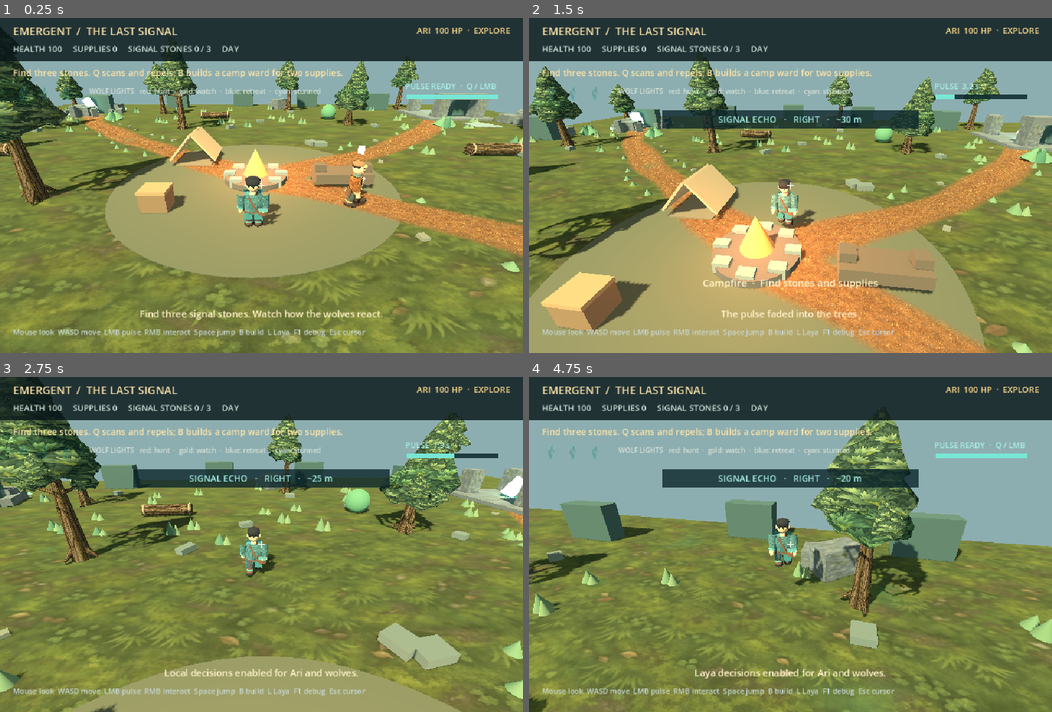
Above: before the commit, frames 1-4 (two rows, left to right).
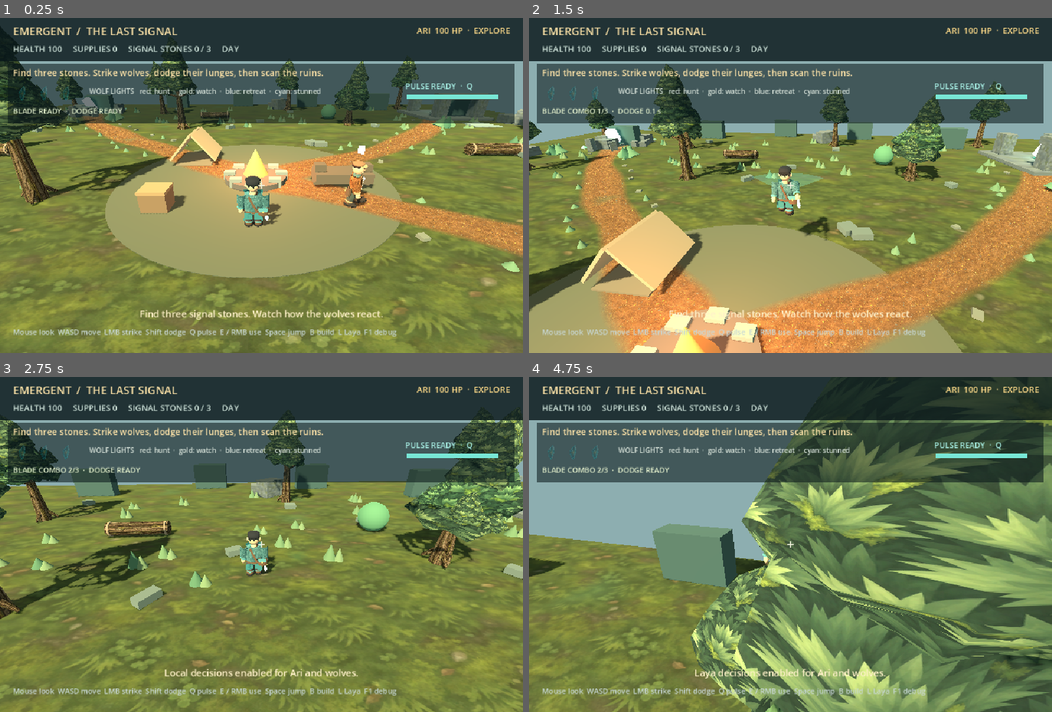
Above: after the commit, the same moments.

Repository: Morainet/Emergent
Game: Godot game, scene res://scenes/forest3d.tscn
Same seed, same stepped clock (60 frames per second), same inputs: the game is played once before the commit and once after it.
Inputs (mouse positions are in pixels of both pictures, inside the frame that each line leads up to):
- Up to frame 1 (0.25 s): no input
- Up to frame 2 (1.5 s): tap Enter at 0.5 s; move the mouse to (816, 185) at 0.52 s; hold R 0.53-1.28 s; hold W from 0.53 s (still down); tap Shift at 0.6 s; click (816, 185) at 0.67 s; tap Space at 0.77, 1.07 s; move the mouse to (764, 185) at 1.27 s; tap R at 1.35 s; click (764, 185) at 1.42 s
- Up to frame 3 (2.75 s): keep holding W; tap Space at 1.52, 1.82 s; tap L at 1.55, 2.1 s; move the mouse to (271, 537) at 2.02 s; hold Space from 2.03 s (still down); click (271, 537) at 2.17 s
- Up to frame 4 (4.75 s): keep holding W; move the mouse to (785, 551) at 2.77 s; release Space at 2.78 s; tap Space at 2.85, 3.02, 3.32, 3.77, 4.07, 4.52 s; click (785, 551) at 2.92 s; tap Shift at 3.05, 3.6 s; move the mouse to (827, 547) at 3.52 s; hold R 3.53-4.28 s; click (827, 547) at 3.67 s; move the mouse to (748, 541) at 4.27 s; tap R at 4.35 s; click (748, 541) at 4.42 s; tap L at 4.55 s

The runs differ from the first frame. In frame 1, 16% of the frame differs, in the area x 1-99%, y 13-96%; in frame 2, 68%, in the area x 0-100%, y 11-100%; in frame 3, 48%; in frame 4, 64%.

Commit message:
Add melee combat, dodge and telegraphed wolf attacks

Diff:
--- a/scripts/explorer_avatar.gd
+++ b/scripts/explorer_avatar.gd
@@ -59,6 +59,8 @@
 	if action_time > 0.0:
 		var phase := 1.0 - action_time / action_duration
 		var strength := sin(phase * PI)
+		rotation.x = 0.0
+		rotation.y = 0.0
 		match action_name:
 			"interact":
 				right_arm.rotation.x -= 1.15 * strength
@@ -71,9 +73,18 @@
 				left_arm.rotation.x += 0.7 * strength
 				right_arm.rotation.x += 0.7 * strength
 				rotation.x = -0.16 * strength
+			"attack":
+				right_arm.rotation.x -= 1.45 * strength
+				right_arm.rotation.z += 0.32 * strength
+				rotation.y = -0.20 * strength
+			"dodge":
+				left_arm.rotation.x += 0.55 * strength
+				right_arm.rotation.x += 0.55 * strength
+				rotation.x = 0.22 * strength
 		action_time = maxf(0.0, action_time - delta)
 	else:
 		rotation.x = 0.0
+		rotation.y = 0.0
 	if grounded and not was_grounded:
 		landing_time = 0.18
 	was_grounded = grounded
@@ -126,6 +137,11 @@
 		_loft(arm, "RolledCuff", [Vector4(-0.43, 0.13, 0.13, 0.0), Vector4(-0.51, 0.12, 0.125, 0.0)], coat_light)
 		_ellipsoid(arm, "Hand", Vector3(0.0, -0.60, 0.0), Vector3(0.085, 0.135, 0.085), SKIN)
 		_ellipsoid(arm, "Thumb", Vector3(-0.075 if arm == left_arm else 0.075, -0.56, -0.045), Vector3(0.035, 0.07, 0.05), SKIN)
+	if not is_ari:
+		_loft(right_arm, "BladeGrip", [Vector4(-0.65, 0.043, 0.043, 0.0), Vector4(-0.74, 0.043, 0.043, 0.0)], LEATHER)
+		_loft(right_arm, "BladeGuard", [Vector4(-0.73, 0.105, 0.045, 0.0), Vector4(-0.77, 0.105, 0.045, 0.0)], Color("c4a576"))
+		var blade := _loft(right_arm, "SignalBlade", [Vector4(-0.75, 0.044, 0.035, 0.0), Vector4(-0.99, 0.06, 0.025, -0.025), Vector4(-1.10, 0.006, 0.006, -0.04)], accent)
+		blade.material_override = _material(accent, null, true)
 
 	head_pivot = _pivot("HeadPivot", Vector3(0.0, 0.45, 0.0))
 	var head_geometry := Node3D.new()
--- a/scripts/forest3d.gd
+++ b/scripts/forest3d.gd
@@ -8,6 +8,8 @@
 const MOUSE_SENSITIVITY = 0.003
 const CAMERA_DISTANCE = 7.8
 const PLAYER_SPEED = 7.0
+const MELEE_RANGE = 2.45
+const DODGE_SPEED = 12.5
 const FOREST_FLOOR_TEXTURE = preload("res://assets/textures/forest_floor.png")
 const RUIN_STONE_TEXTURE = preload("res://assets/textures/ruin_stone.png")
 const TRAIL_EARTH_TEXTURE = preload("res://assets/textures/trail_earth.png")
@@ -39,6 +41,8 @@
 var ari_repath_time := 0.0
 var pulse_ring: MeshInstance3D
 var pulse_ring_material: StandardMaterial3D
+var melee_arc: MeshInstance3D
+var melee_arc_material: StandardMaterial3D
 var camera: Camera3D
 var camera_yaw := 0.0
 var camera_pitch := 0.42
@@ -66,6 +70,13 @@
 var elapsed := 0.0
 var pulse_cooldown := 0.0
 var pulse_visual := 0.0
+var melee_cooldown := 0.0
+var melee_combo_window := 0.0
+var melee_combo := 0
+var melee_visual := 0.0
+var dodge_time := 0.0
+var dodge_cooldown := 0.0
+var dodge_direction := Vector3.ZERO
 var scan_time := 0.0
 var ai_timer := 0.0
 var ai_round := 0
@@ -92,6 +103,7 @@
 var debug_label: Label
 var end_label: Label
 var pulse_label: Label
+var combat_label: Label
 var ari_status_label: Label
 var pulse_fill: ColorRect
 var scan_panel: ColorRect
@@ -149,6 +161,10 @@
 	ari_model_age = maxf(0.0, ari_model_age - delta)
 	pulse_cooldown = maxf(0.0, pulse_cooldown - delta)
 	pulse_visual = maxf(0.0, pulse_visual - delta)
+	melee_cooldown = maxf(0.0, melee_cooldown - delta)
+	melee_combo_window = maxf(0.0, melee_combo_window - delta)
+	melee_visual = maxf(0.0, melee_visual - delta)
+	dodge_cooldown = maxf(0.0, dodge_cooldown - delta)
 	scan_time = maxf(0.0, scan_time - delta)
 	message_time = maxf(0.0, message_time - delta)
 	if _is_night() and not was_night:
@@ -160,6 +176,7 @@
 	player_step_phase += player_speed * delta * 1.6
 	player_visual.animate(elapsed, player_speed, pulse_visual / 0.4, player.velocity.y, player.is_on_floor(), delta, player_step_phase)
 	_update_pulse_effect()
+	_update_melee_effect()
 	_update_ari(delta)
 	_update_wolves(delta)
 	_animate_collectibles(delta)
@@ -196,7 +213,7 @@
 			return
 		if not game_over:
 			if button.button_index == MOUSE_BUTTON_LEFT:
-				_pulse()
+				_melee_attack()
 			elif button.button_index == MOUSE_BUTTON_RIGHT:
 				_interact()
 			_update_ui()
@@ -217,6 +234,7 @@
 	match key.keycode:
 		KEY_E: _interact()
 		KEY_Q: _pulse()
+		KEY_SHIFT: _dodge()
 		KEY_B: _build_ward()
 		KEY_F1: show_debug = not show_debug
 		KEY_L:
@@ -740,6 +758,33 @@
 	pulse_ring_material.albedo_color = Color(0.55, 1.0, 0.91, 0.7)
 	pulse_ring.material_override = pulse_ring_material
 	player.add_child(pulse_ring)
+	_make_melee_arc()
+
+
+func _make_melee_arc() -> void:
+	var tool := SurfaceTool.new()
+	tool.begin(Mesh.PRIMITIVE_TRIANGLES)
+	for i in 12:
+		var a := lerpf(-0.77, 0.77, float(i) / 12.0)
+		var b := lerpf(-0.77, 0.77, float(i + 1) / 12.0)
+		var inner_a := Vector3(sin(a) * 0.65, -0.03, -cos(a) * 0.65)
+		var outer_a := Vector3(sin(a) * 2.28, -0.03, -cos(a) * 2.28)
+		var inner_b := Vector3(sin(b) * 0.65, -0.03, -cos(b) * 0.65)
+		var outer_b := Vector3(sin(b) * 2.28, -0.03, -cos(b) * 2.28)
+		for point in [inner_a, outer_a, inner_b, inner_b, outer_a, outer_b]:
+			tool.add_vertex(point)
+	tool.generate_normals()
+	melee_arc = MeshInstance3D.new()
+	melee_arc.name = "MeleeArc"
+	melee_arc.mesh = tool.commit()
+	melee_arc.visible = false
+	melee_arc_material = StandardMaterial3D.new()
+	melee_arc_material.shading_mode = BaseMaterial3D.SHADING_MODE_UNSHADED
+	melee_arc_material.transparency = BaseMaterial3D.TRANSPARENCY_ALPHA
+	melee_arc_material.cull_mode = BaseMaterial3D.CULL_DISABLED
+	melee_arc_material.albedo_color = Color(0.56, 1.0, 0.88, 0.0)
+	melee_arc.material_override = melee_arc_material
+	player.add_child(melee_arc)
 
 
 func _make_ari() -> void:
@@ -773,7 +818,7 @@
 		wolf.add_child(shape)
 		var visual: WolfAvatar = WOLF_MODEL.instantiate()
 		wolf.add_child(visual)
-		wolves.append({"node": wolf, "home": homes[i], "hp": 3, "stun": 0.0, "attack": 0.0, "eyes": visual.eyes, "mood_marker": visual.mood_marker, "visual": visual})
+		wolves.append({"node": wolf, "home": homes[i], "hp": 3, "stun": 0.0, "attack": 0.0, "windup": 0.0, "windup_target": null, "eyes": visual.eyes, "mood_marker": visual.mood_marker, "visual": visual})
 
 
 func _build_ui() -> void:
@@ -785,6 +830,12 @@
 	top.size = Vector2(1000, 83)
 	top.mouse_filter = Control.MOUSE_FILTER_IGNORE
 	layer.add_child(top)
+	var quest_backdrop := ColorRect.new()
+	quest_backdrop.color = Color(0.035, 0.09, 0.10, 0.57)
+	quest_backdrop.position = Vector2(16, 87)
+	quest_backdrop.size = Vector2(968, 115)
+	quest_backdrop.mouse_filter = Control.MOUSE_FILTER_IGNORE
+	layer.add_child(quest_backdrop)
 	title_label = _label(layer, Vector2(25, 10), Vector2(500, 28), 21, Color("fce2a7"))
 	ari_status_label = _label(layer, Vector2(650, 12), Vector2(325, 27), 16, Color("ffdb89"))
 	ari_status_label.horizontal_alignment = HORIZONTAL_ALIGNMENT_RIGHT
@@ -803,6 +854,7 @@
 	var wolf_legend := _label(layer, Vector2(171, 131), Vector2(590, 25), 13, Color("d4dfd6"))
 	wolf_legend.text = "WOLF LIGHTS   red: hunt  ·  gold: watch  ·  blue: retreat  ·  cyan: stunned"
 	pulse_label = _label(layer, Vector2(775, 119), Vector2(200, 24), 15, Color("a8f0e5"))
+	combat_label = _label(layer, Vector2(25, 168), Vector2(300, 24), 14, Color("e2efcb"))
 	var pulse_track := ColorRect.new()
 	pulse_track.color = Color(0.04, 0.15, 0.17, 0.85)
 	pulse_track.position = Vector2(778, 147)
@@ -854,18 +906,18 @@
 
 
 func _move_player(delta: float) -> void:
-	var axis := Vector2.ZERO
-	if Input.is_key_pressed(KEY_W) or Input.is_key_pressed(KEY_UP): axis.y -= 1.0
-	if Input.is_key_pressed(KEY_S) or Input.is_key_pressed(KEY_DOWN): axis.y += 1.0
-	if Input.is_key_pressed(KEY_A) or Input.is_key_pressed(KEY_LEFT): axis.x -= 1.0
-	if Input.is_key_pressed(KEY_D) or Input.is_key_pressed(KEY_RIGHT): axis.x += 1.0
-	axis = axis.normalized()
+	var axis := _movement_axis()
 	var move_direction := _movement_direction(axis, camera_yaw)
-	var horizontal := _approach_horizontal_velocity(Vector2(player.velocity.x, player.velocity.z), Vector2(move_direction.x, move_direction.z) * PLAYER_SPEED, delta, player.is_on_floor())
+	var horizontal := Vector2.ZERO
+	if dodge_time > 0.0:
+		horizontal = Vector2(dodge_direction.x, dodge_direction.z) * DODGE_SPEED
+		dodge_time = maxf(0.0, dodge_time - delta)
+	else:
+		horizontal = _approach_horizontal_velocity(Vector2(player.velocity.x, player.velocity.z), Vector2(move_direction.x, move_direction.z) * PLAYER_SPEED, delta, player.is_on_floor())
 	player.velocity.x = horizontal.x
 	player.velocity.z = horizontal.y
 	var grounded := player.is_on_floor()
-	if _should_jump(Input.is_key_pressed(KEY_SPACE), grounded, delta):
+	if dodge_time <= 0.0 and _should_jump(Input.is_key_pressed(KEY_SPACE), grounded, delta):
 		player.velocity.y = 8.2
 	elif not grounded:
 		player.velocity.y -= 22.0 * delta
@@ -876,6 +928,15 @@
 	player.move_and_slide()
 	player.position.x = clampf(player.position.x, -MAP_EDGE, MAP_EDGE)
 	player.position.z = clampf(player.position.z, -MAP_EDGE, MAP_EDGE)
+
+
+func _movement_axis() -> Vector2:
+	var axis := Vector2.ZERO
+	if Input.is_key_pressed(KEY_W) or Input.is_key_pressed(KEY_UP): axis.y -= 1.0
+	if Input.is_key_pressed(KEY_S) or Input.is_key_pressed(KEY_DOWN): axis.y += 1.0
+	if Input.is_key_pressed(KEY_A) or Input.is_key_pressed(KEY_LEFT): axis.x -= 1.0
+	if Input.is_key_pressed(KEY_D) or Input.is_key_pressed(KEY_RIGHT): axis.x += 1.0
+	return axis.normalized()
 
 
 func _should_jump(jump_down: bool, grounded: bool, delta: float) -> bool:
@@ -1071,6 +1132,13 @@
 			continue
 		wolf_data["stun"] = maxf(0.0, wolf_data["stun"] - delta)
 		wolf_data["attack"] = maxf(0.0, wolf_data["attack"] - delta)
+		if pack_action != "hunt" or wolf_data["stun"] > 0.0:
+			wolf_data["windup"] = 0.0
+			wolf_data["windup_target"] = null
+		elif wolf_data["windup"] > 0.0:
+			wolf_data["windup"] = maxf(0.0, wolf_data["windup"] - delta)
+			if wolf_data["windup"] <= 0.0:
+				_resolve_wolf_strike(wolf_data)
 		_update_wolf_signal(wolf_data)
 		var target: CharacterBody3D = player
 		if ari_hp > 0.0 and wolf.global_position.distance_to(ari.global_position) < wolf.global_position.distance_to(player.global_position):
@@ -1079,7 +1147,7 @@
 		var flat := Vector3(to_target.x, 0.0, to_target.z)
 		var distance := flat.length()
 		var direction := Vector3.ZERO
-		if wolf_data["stun"] <= 0.0:
+		if wolf_data["stun"] <= 0.0 and wolf_data["windup"] <= 0.0:
 			match pack_action:
 				"hunt":
 					if distance < (24.0 if _is_night() else 15.0): direction = flat.normalized()
@@ -1108,20 +1176,33 @@
 		wolf.move_and_slide()
 		if direction.length() > 0.1:
 			wolf.rotation.y = lerp_angle(wolf.rotation.y, atan2(-direction.x, -direction.z), minf(1.0, delta * 7.0))
+		if pack_action == "hunt" and distance < 1.8 and wolf_data["attack"] <= 0.0 and wolf_data["stun"] <= 0.0 and wolf_data["windup"] <= 0.0 and not (ward_built and target.global_position.distance_to(CAMP) < 9.0):
+			wolf_data["windup"] = 0.55
+			wolf_data["windup_target"] = target
 		var visual: WolfAvatar = wolf_data["visual"]
-		visual.animate(Vector2(wolf.velocity.x, wolf.velocity.z).length(), pack_action, wolf_data["stun"] > 0.0, delta)
-		if pack_action == "hunt" and distance < 1.7 and wolf_data["attack"] <= 0.0 and wolf_data["stun"] <= 0.0 and not (ward_built and target.global_position.distance_to(CAMP) < 9.0):
-			wolf_data["attack"] = 1.4
-			visual.play_attack()
-			if target == ari:
-				ari_hp = maxf(0.0, ari_hp - 13.0)
-				ari_visual.play_action("hurt")
-				_say("A wolf struck Ari! Help her or drive it away.")
-			else:
-				player_hp -= 13.0
-				player_visual.play_action("hurt")
-				_say("A wolf struck! Q repels the pack.")
-			pack_hunger = maxf(0.0, pack_hunger - 9.0)
+		visual.animate(Vector2(wolf.velocity.x, wolf.velocity.z).length(), pack_action, wolf_data["stun"] > 0.0, delta, wolf_data["windup"] > 0.0)
+
+
+func _resolve_wolf_strike(wolf_data: Dictionary) -> void:
+	wolf_data["attack"] = 1.4
+	var visual: WolfAvatar = wolf_data["visual"]
+	visual.play_attack()
+	var wolf: CharacterBody3D = wolf_data["node"]
+	var target: CharacterBody3D = wolf_data["windup_target"]
+	wolf_data["windup_target"] = null
+	if target == null or target.global_position.distance_to(wolf.global_position) > 2.1 or (target == ari and ari_hp <= 0.0):
+		return
+	if target == ari:
+		ari_hp = maxf(0.0, ari_hp - 13.0)
+		ari_visual.play_action("hurt")
+		_say("A wolf struck Ari! Help her or drive it away.")
+	elif dodge_time > 0.0:
+		_say("You slipped past the wolf's attack.")
+	else:
+		player_hp = maxf(0.0, player_hp - 13.0)
+		player_visual.play_action("hurt")
+		_say("A wolf struck! Shift dodges the next lunge.")
+	pack_hunger = maxf(0.0, pack_hunger - 9.0)
 
 
 func _update_wolf_signal(wolf_data: Dictionary) -> void:
@@ -1154,6 +1235,72 @@
 	var radius := lerpf(0.35, 5.0, progress)
 	pulse_ring.scale = Vector3.ONE * radius
 	pulse_ring_material.albedo_color.a = 0.7 * (1.0 - progress)
+
+
+func _update_melee_effect() -> void:
+	melee_arc.visible = melee_visual > 0.0
+	if melee_arc.visible:
+		melee_arc_material.albedo_color = Color(0.56, 1.0, 0.88, 0.46 * melee_visual / 0.18)
+
+
+func _dodge() -> void:
+	if game_over or dodge_cooldown > 0.0 or dodge_time > 0.0:
+		return
+	var axis := _movement_axis()
+	if axis == Vector2.ZERO:
+		axis = Vector2(0.0, -1.0)
+	dodge_direction = _movement_direction(axis, camera_yaw)
+	dodge_time = 0.34
+	dodge_cooldown = 1.0
+	player_visual.play_action("dodge", 0.34)
+
+
+func _melee_attack() -> void:
+	if game_over or melee_cooldown > 0.0 or dodge_time > 0.0:
+		return
+	melee_combo = melee_combo % 3 + 1 if melee_combo_window > 0.0 else 1
+	melee_combo_window = 0.85 if melee_combo < 3 else 0.0
+	melee_cooldown = 0.31 if melee_combo < 3 else 0.52
+	melee_visual = 0.18
+	player.rotation.y = camera_yaw
+	player_visual.play_action("attack", 0.31)
+	_update_melee_effect()
+	var forward := Vector3(-sin(camera_yaw), 0.0, -cos(camera_yaw))
+	var closest: Dictionary = {}
+	var closest_distance := INF
+	for wolf_data in wolves:
+		if wolf_data["hp"] <= 0:
+			continue
+		var wolf: CharacterBody3D = wolf_data["node"]
+		var to_wolf := wolf.global_position - player.global_position
+		to_wolf.y = 0.0
+		var distance := to_wolf.length()
+		if distance > MELEE_RANGE or distance < 0.01 or forward.dot(to_wolf / distance) < 0.50:
+			continue
+		if melee_combo == 3:
+			_damage_wolf(wolf_data, 2, 0.65)
+		elif distance < closest_distance:
+			closest = wolf_data
+			closest_distance = distance
+	if melee_combo < 3 and not closest.is_empty():
+		_damage_wolf(closest, 1, 0.36)
+
+
+func _damage_wolf(wolf_data: Dictionary, damage: int, stun_duration: float) -> void:
+	if wolf_data["hp"] <= 0:
+		return
+	wolf_data["hp"] = maxi(0, int(wolf_data["hp"]) - damage)
+	wolf_data["stun"] = maxf(float(wolf_data["stun"]), stun_duration)
+	wolf_data["windup"] = 0.0
+	wolf_data["windup_target"] = null
+	wolf_data["attack"] = maxf(float(wolf_data["attack"]), 0.55)
+	var visual: WolfAvatar = wolf_data["visual"]
+	visual.play_hurt()
+	if wolf_data["hp"] <= 0:
+		var wolf: CharacterBody3D = wolf_data["node"]
+		wolf.visible = false
+		pack_fear = minf(100.0, pack_fear + 20.0)
+		_say("Wolf defeated. The pack pulls back.")
 
 
 func _animate_collectibles(_delta: float) -> void:
@@ -1219,7 +1366,7 @@
 
 
 func _pulse() -> void:
-	if pulse_cooldown > 0.0:
+	if pulse_cooldown > 0.0 or dodge_time > 0.0:
 		return
 	player_visual.play_action("pulse")
 	pulse_cooldown = 4.0
@@ -1232,13 +1379,12 @@
 			continue
 		var wolf: CharacterBody3D = wolf_data["node"]
 		if wolf.global_position.distance_to(player.global_position) < 5.0:
-			wolf_data["hp"] -= 1
-			wolf_data["stun"] = 1.3
+			_damage_wolf(wolf_data, 1, 1.3)
 			wolf_data["attack"] = 1.2
 			var away := wolf.global_position - player.global_position
 			away.y = 0.0
-			wolf.global_position += away.normalized() * 2.0
-			if wolf_data["hp"] <= 0: wolf.visible = false
+			if wolf_data["hp"] > 0 and away.length() > 0.01:
+				wolf.global_position += away.normalized() * 2.0
 			hit += 1
 	if hit > 0:
 		pack_fear = minf(100.0, pack_fear + float(hit) * 28.0)
@@ -1477,6 +1623,8 @@
 			wolf_data["hp"] = 3
 			wolf_data["stun"] = 0.0
 			wolf_data["attack"] = 0.0
+			wolf_data["windup"] = 0.0
+			wolf_data["windup_target"] = null
 			var wolf: CharacterBody3D = wolf_data["node"]
 			wolf.position = wolf_data["home"] + Vector3(0.0, 0.62, 0.0)
 			wolf.visible = true
@@ -1531,17 +1679,18 @@
 	ari_status_label.text = "ARI  %d HP  ·  %s" % [roundi(ari_hp), "DOWN" if ari_hp <= 0.0 else ari_action.to_upper()]
 	ari_status_label.modulate = Color("ff8d80") if ari_hp <= 0.0 else Color.WHITE
 	stats_label.text = "HEALTH %d     SUPPLIES %d     SIGNAL STONES %d / 3     %s" % [maxi(0, roundi(player_hp)), supplies, collected, "NIGHT" if _is_night() else "DAY"]
-	objective_label.text = "Find three stones. Q scans and repels; B builds a camp ward for two supplies."
+	objective_label.text = "Find three stones. Strike wolves, dodge their lunges, then scan the ruins."
 	for i in shard_icons.size():
 		shard_icons[i].modulate = Color.WHITE if i < collected else Color(0.7, 0.8, 0.78, 0.25)
-	pulse_label.text = "PULSE READY  ·  Q / LMB" if pulse_cooldown <= 0.0 else "PULSE  %.1f s" % pulse_cooldown
+	pulse_label.text = "PULSE READY  ·  Q" if pulse_cooldown <= 0.0 else "PULSE  %.1f s" % pulse_cooldown
 	pulse_fill.size.x = 175.0 * (1.0 - pulse_cooldown / 4.0)
+	combat_label.text = "BLADE %s  ·  DODGE %s" % ["COMBO %d/3" % melee_combo if melee_combo_window > 0.0 else "READY", "READY" if dodge_cooldown <= 0.0 else "%.1f s" % dodge_cooldown]
 	scan_panel.visible = scan_time > 0.0 and not game_over
 	if scan_panel.visible:
 		scan_label.text = _scan_text()
 	interaction_label.text = _nearby_interaction_text() if not game_over else ""
 	message_label.text = message if message_time > 0.0 else ""
-	debug_label.text = ("WOLVES %s [%s]  /  ARI %s [%s]  /  hun …(181 unchanged characters)… _debug else "Mouse look  WASD move  LMB pulse  RMB interact  Space jump  B build  L Laya  F1 debug  Esc cursor"
+	debug_label.text = ("WOLVES %s [%s]  /  ARI %s [%s]  /  hun …(181 unchanged characters)… _debug else "Mouse look  WASD move  LMB strike  Shift dodge  Q pulse  E / RMB use  Space jump  B build  L Laya  F1 debug"
 	end_label.text = ("THE SIGNAL IS ALIVE\nYou made it home. Press R to play again." if victory else "THE FOREST WINS\nPress R to try again.") if game_over else ""
 
 
--- a/scripts/wolf_avatar.gd
+++ b/scripts/wolf_avatar.gd
@@ -13,6 +13,7 @@
 var legs: Array[Node3D] = []
 var gait_phase := 0.0
 var attack_time := 0.0
+var hurt_time := 0.0
 
 
 func _ready() -> void:
@@ -24,18 +25,24 @@
 	attack_time = 0.38
 
 
+func play_hurt() -> void:
+	hurt_time = 0.25
+
+
 func reset_pose() -> void:
 	attack_time = 0.0
+	hurt_time = 0.0
 	gait_phase = 0.0
 	position = Vector3.ZERO
 	rotation = Vector3.ZERO
 	head.rotation = Vector3.ZERO
 	tail.rotation = Vector3.ZERO
+	mood_marker.scale = Vector3.ONE
 	for leg in legs:
 		leg.rotation = Vector3.ZERO
 
 
-func animate(horizontal_speed: float, action: String, stunned: bool, delta: float) -> void:
+func animate(horizontal_speed: float, action: String, stunned: bool, delta: float, winding_up: bool = false) -> void:
 	var pace := clampf(horizontal_speed / 4.8, 0.0, 1.0)
 	gait_phase += horizontal_speed * delta * 3.0
 	var step := sin(gait_phase) * 0.48 * pace
@@ -46,11 +53,21 @@
 	position.z = 0.0
 	rotation.z = 0.0
 	var neck_target := -0.08 if action == "hunt" else 0.10 if action == "observe" else 0.04
+	mood_marker.scale = Vector3.ONE * (1.35 if winding_up else 1.0)
+	if winding_up:
+		neck_target = -0.26
+		rotation.x = -0.10
+	else:
+		rotation.x = 0.0
 	if stunned:
 		neck_target = 0.24
 		rotation.z = 0.12
 		for leg in legs:
 			leg.rotation.x *= 0.18
+	if hurt_time > 0.0:
+		rotation.z = 0.20 * sin(PI * hurt_time / 0.25)
+		neck_target = 0.22
+		hurt_time = maxf(0.0, hurt_time - delta)
 	if attack_time > 0.0:
 		var phase := 1.0 - attack_time / 0.38
 		var lunge := sin(phase * PI)
--- a/tests/smoke.gd
+++ b/tests/smoke.gd
@@ -41,6 +41,8 @@
 	assert(avatar.get_node("HeadPivot/HeadGeometry/HairTuft") != null and avatar.get_node("SignalPendant") != null, "Explorer hair and signal pendant should be modelled")
 	assert(avatar.get_node("SplitCoatTail") != null and avatar.get_node("HeadPivot/HeadGeometry/HairLock") != null, "Third-person silhouette should have coat tails and layered hair")
 	assert(avatar.get_node("SignalPendant").scale.y < 0.1, "Signal pendant should keep its small modelled size after movement")
+	assert(avatar.get_node("RightArm/BladeGrip") != null and avatar.get_node("RightArm/SignalBlade") != null, "Explorer should carry the signal blade")
+	assert(game.get("melee_arc") is MeshInstance3D, "Melee strikes should have a visible sweep")
 	avatar.call("animate", 0.0, 0.0, 1.0)
 	assert(avatar.get_node("SignalPendant").scale.y < 0.16, "Pulse must enlarge the pendant only relative to its original size")
 	assert(ari.get_node("AriAvatar/SignalPendant").scale.y < 0.1, "Ari's pendant should also start at its modelled size")
@@ -68,6 +70,14 @@
 	avatar.call("animate", 1.0, 0.0, 0.0, 0.0, true, 0.1)
 	avatar.call("animate", 1.1, 0.0, 0.0, 0.0, true, 0.1)
 	assert(avatar.get_node("LeftArm").rotation.x < -0.3, "Pulse should lift both arms")
+	avatar.call("play_action", "attack")
+	avatar.call("animate", 1.0, 0.0, 0.0, 0.0, true, 0.1)
+	avatar.call("animate", 1.1, 0.0, 0.0, 0.0, true, 0.1)
+	assert(avatar.get_node("RightArm").rotation.x < -0.3, "Melee should swing the blade arm")
+	avatar.call("play_action", "dodge")
+	avatar.call("animate", 1.0, 0.0, 0.0, 0.0, true, 0.1)
+	avatar.call("animate", 1.1, 0.0, 0.0, 0.0, true, 0.1)
+	assert(avatar.rotation.x > 0.1, "Dodge should visibly lean the explorer")
 	var player_jacket_textured := false
 	for part in avatar.get_children():
 		if part is MeshInstance3D and part.material_override.albedo_texture == load("res://assets/characters/explorer_canvas.png"):
@@ -283,10 +293,55 @@
 	alpha.global_position = ari.global_position + Vector3(1.0, 0.0, 0.0)
 	alpha_data["attack"] = 0.0
 	alpha_data["stun"] = 0.0
+	alpha_data["windup"] = 0.0
 	player.global_position = Vector3(-20.0, 1.0, -20.0)
 	game.set("pack_action", "hunt")
 	game.call("_update_wolves", 0.016)
-	assert(game.get("ari_hp") == 87.0, "A wolf should be able to wound Ari")
+	assert(game.get("ari_hp") == 100.0 and alpha_data["windup"] > 0.0, "A wolf should telegraph its lunge before wounding Ari")
+	game.call("_update_wolves", 0.55)
+	assert(game.get("ari_hp") == 87.0, "A telegraphed wolf lunge should wound Ari")
+	alpha_data["hp"] = 3
+	alpha_data["stun"] = 0.0
+	alpha_data["windup"] = 0.0
+	alpha_data["attack"] = 0.0
+	player.global_position = Vector3(12.0, 1.0, 12.0)
+	game.set("camera_yaw", 0.0)
+	alpha.global_position = player.global_position + Vector3(0.0, 0.0, 1.7)
+	game.call("_melee_attack")
+	assert(alpha_data["hp"] == 3, "The blade must not hit a wolf behind the explorer")
+	game.set("melee_cooldown", 0.0)
+	game.set("melee_combo_window", 0.0)
+	alpha.global_position = player.global_position + Vector3(0.0, 0.0, -1.7)
+	game.call("_melee_attack")
+	assert(alpha_data["hp"] == 2 and game.get("melee_combo") == 1, "A frontal blade strike should begin a combo")
+	game.call("_melee_attack")
+	assert(alpha_data["hp"] == 2, "Strike cooldown should prevent duplicate hits")
+	game.set("melee_cooldown", 0.0)
+	game.call("_melee_attack")
+	assert(alpha_data["hp"] == 1 and game.get("melee_combo") == 2, "Second strike should continue the combo")
+	game.set("melee_cooldown", 0.0)
+	game.call("_melee_attack")
+	assert(alpha_data["hp"] == 0 and not alpha.visible and game.get("melee_combo") == 3, "Finisher should defeat the wolf")
+	alpha_data["hp"] = 3
+	alpha_data["stun"] = 0.0
+	alpha_data["attack"] = 0.0
+	alpha.visible = true
+	game.set("pack_fear", 0.0)
+	game.set("melee_cooldown", 0.0)
+	game.set("melee_combo_window", 0.0)
+	game.call("_dodge")
+	assert(game.get("dodge_time") > 0.0 and game.get("dodge_cooldown") > 0.0, "Dodge should start a short invulnerability window with cooldown")
+	alpha_data["windup_target"] = player
+	var hp_before_dodge: float = game.get("player_hp")
+	game.call("_resolve_wolf_strike", alpha_data)
+	assert(game.get("player_hp") == hp_before_dodge, "Dodge should evade a wolf lunge")
+	game.set("dodge_time", 0.0)
+	game.set("dodge_cooldown", 0.0)
+	alpha_data["windup_target"] = player
+	game.call("_resolve_wolf_strike", alpha_data)
+	assert(game.get("player_hp") < hp_before_dodge, "An undodged lunge should damage the player")
+	alpha_data["attack"] = 0.0
+	alpha_data["windup"] = 0.0
 	game.set("ari_hp", 0.0)
 	player.global_position = ari.global_position + Vector3(0.0, 0.0, 1.0)
 	game.call("_interact")
@@ -318,7 +373,7 @@
 	wolf_visual.play_attack()
 	game.call("_new_night")
 	assert(alpha_data["hp"] == 3 and alpha.visible and is_zero_approx(wolf_visual.attack_time), "Night respawn should restore the wolf and reset its animation")
-	print("SMOKE TEST PASSED: Ari companion, signal scanner, pulse feedback, wolf avatar, textures, HUD icons, movement, collection, ward, victory, wolf decisions")
+	print("SMOKE TEST PASSED: companion, signal scanner, blade combo, dodge, telegraphed wolf lunge, wolf avatar, textures, HUD, movement, collection, ward, victory, decisions")
 	quit(0)
 
 
Binary file changed: assets/models/explorer_lowpoly.glb
Not shown, changed: README.md
